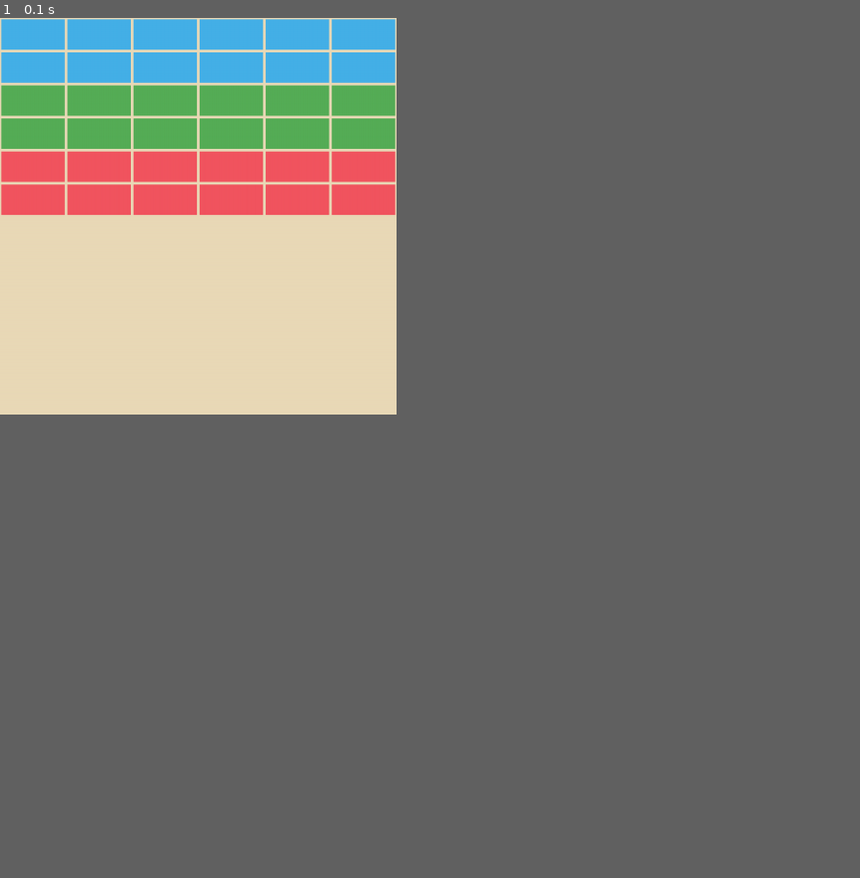
Above: before the commit, frame 1.
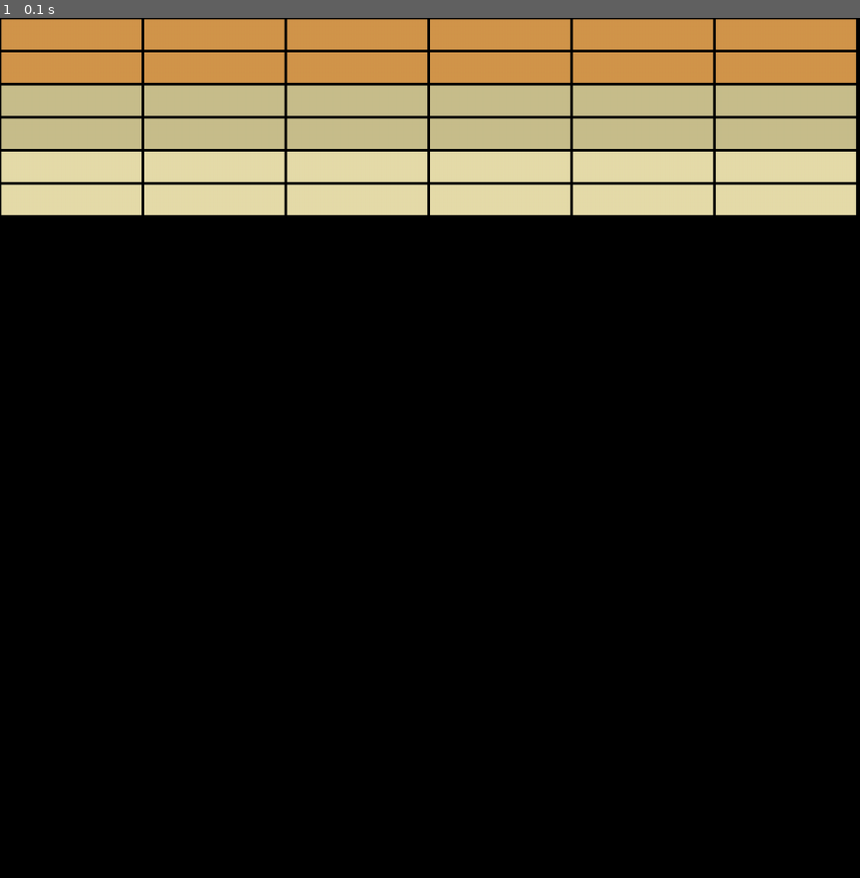
Above: after the commit, the same moment.

Repository: Kings-Crew/Gruppuppgift_pygame_projekt
Game: pygame game, started from pyspel.py
Same seed, same stepped clock (60 frames per second), same inputs: the game is played once before the commit and once after it.
Inputs:
- Up to frame 1 (0.1 s): no input
The window is 415x415 before the commit and 900x900 after it. Grey fills any space a smaller window leaves; there, only what the larger window draws over its background counts as a difference.

The runs differ from the first frame. In frame 1, 33% of the frame differs, in the area x 0-100%, y 0-47%.

Commit message:
bytt färger på blocks oc bakgrund

Diff:
--- a/pyspel.py
+++ b/pyspel.py
@@ -3,18 +3,18 @@
 
 pygame.init()
 
-screen_width = 600
-screen_height = 600
+screen_width = 1300
+screen_height = 1300
 
 screen = pygame.display.set_mode((screen_width, screen_height))
 pygame.display.set_caption('Breakout')
 
 #define colours
-bg = (234, 218, 184)
+bg = (0, 0, 0)
 #block colours
-block_red = (242, 85, 96)
-block_green = (86, 174, 87)
-block_blue = (69, 177, 232)
+block_tan = (230, 220, 170)
+block_coffee_brown = (200, 190, 140)
+block_rust = (210, 150, 75)
 
 
 #define game variables
@@ -62,11 +62,11 @@
             for block in row:
                 #assign a colour based on block strength
                 if block[1] == 3:
-                    block_col = block_blue
+                    block_col = block_rust
                 elif block[1] == 2:
-                    block_col = block_green
+                    block_col = block_coffee_brown
                 elif block[1] == 1:
-                    block_col = block_red
+                    block_col = block_tan
                 pygame.draw.rect(screen, block_col, block[0])
                 pygame.draw.rect(screen, bg, (block[0]), 2)
 
